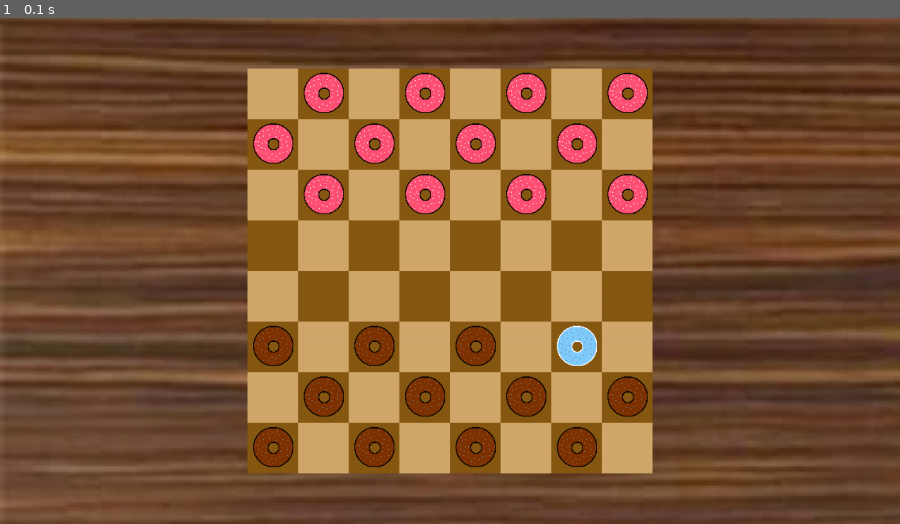
Above: before the commit, frame 1.
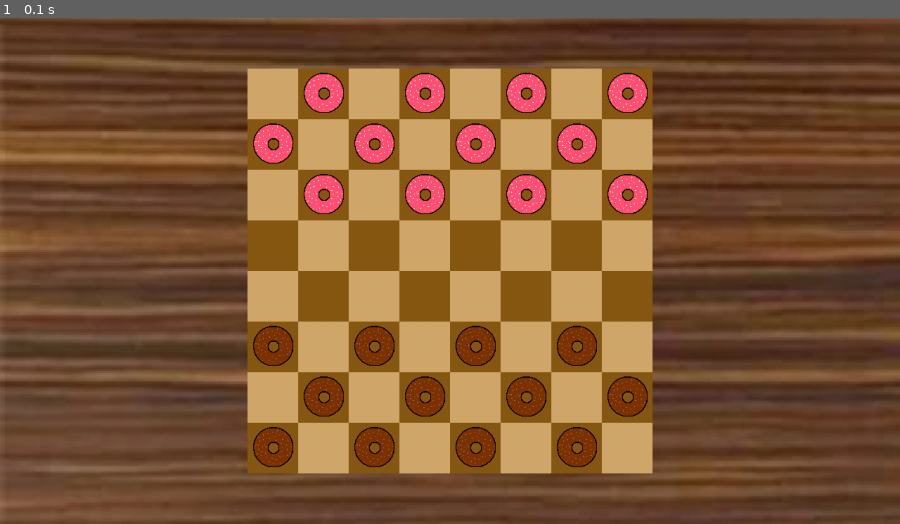
Above: after the commit, the same moment.

Repository: SeriousGuy888/pygame-checkers
Game: pygame game, started from __main__.py
Two runs of this game, one before a commit and one after it. Both use one fixed random seed, a clock stepped at 60 frames per second and the inputs below.
Inputs:
- Up to frame 1 (0.1 s): no input

The runs differ from the first frame. In frame 1, 0.3% of the frame differs, in the area x 61-67%, y 60-69%.

Commit message:
main game loop is now under the main function

Diff:
--- a/__main__.py
+++ b/__main__.py
@@ -24,12 +24,7 @@
 pygame.init() # actual game
 
 screen = pygame.display.set_mode((0, 0), pygame.FULLSCREEN) # screen size and stuffs
-pygame.display.set_caption("Caption")
-
-
-
-
-RUNNING = True # running variable - will be set to false when x is pressed, quitting the program
+pygame.display.set_caption("Donut Checkers")
 
 
 
@@ -44,8 +39,6 @@
 black_piece_texture_path = "./assets/black_piece.png"
 black_piece_sel_texture_path = "./assets/glowing_black_piece.png"
 
-
-
 # * red down; black up
 
 
@@ -57,6 +50,7 @@
 squares = []
 
 def main():
+    RUNNING = True # running variable - will be set to false when x is pressed, quitting the program
     for x in range(1, SQUARE_DIMENSION + 1):
         for y in range(1, SQUARE_DIMENSION + 1):
             if (x + (y % 2)) % 2 == 1:
@@ -75,30 +69,26 @@
                 if loop_square.x == x_coord and loop_square.y == y_coord:
                     pieces.append(piece.Piece(team, loop_square))
 
+    while RUNNING: # main game loop
+        for event in pygame.event.get(): # process every event
+            if event.type == KEYDOWN: # detect key presses
+                if event.key == K_ESCAPE: # detect esc
+                    RUNNING = False # quit
+            if event.type == QUIT: # press quit
+                RUNNING = False # kills stuffs :D
 
 
+        screen.blit(background_image, (0, 0)) # display background image
+        for loop_square in squares: # process all the squares
+            loop_square.render()
+        for loop_piece in pieces: # process all the pieces
+            loop_piece.render()
+
+        # pieces[3].move_piece()
+
+        pygame.display.update()
+        pygame.display.flip() # display the display to the display
 
 
 main()
-
-while RUNNING: # main game loop
-    for event in pygame.event.get(): # process every event
-        if event.type == KEYDOWN: # detect key presses
-            if event.key == K_ESCAPE: # detect esc
-                RUNNING = False # quit
-        if event.type == QUIT: # press quit
-            RUNNING = False # kills stuffs :D
-
-
-    screen.blit(background_image, (0, 0)) # display background image
-    for square in squares: # process all the squares
-        square.render()
-    for piece in pieces: # process all the pieces
-        piece.render()
-
-    pieces[3].move_piece()
-
-    pygame.display.update()
-    pygame.display.flip() # display the display to the display
-
 sys.exit()
